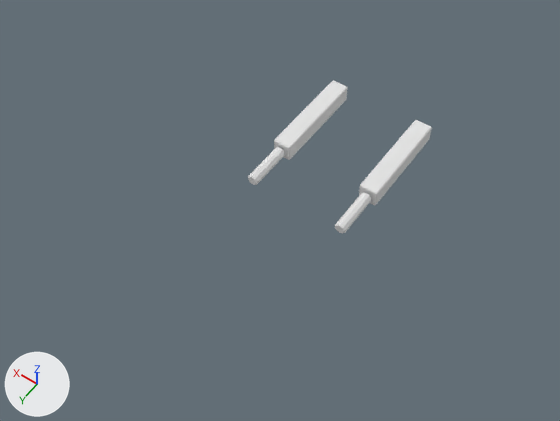
The FBX model Assets/FBX/generated/SM_Ship_Fighter_01_Weapon.fbx, before and after one commit.
Camera for both pictures: a camera (50 mm lens) standing at (-212.0, 397.0, 481.0) and looking at (8.0, 89.0, -5.0). Every picture has the same lights, and +X, +Y and +Z are marked at lower left. The picture after the commit comes second.

Names of what the first picture shows: 'SM_Ship_Fighter_01_Weapon'.
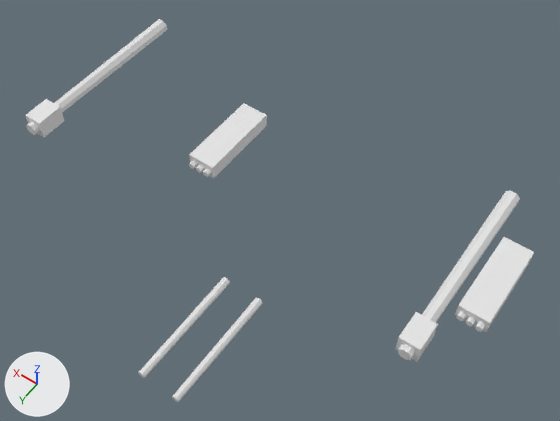
What the commit changed:
me_cube_009 is used by ob_sm_ship_fighter_01_weapon; location (0.0, 1.5, 0.0).
me_cube_009 had 128 vertices, 116 faces and spanned x -50.0..50.0, y -52.5..78.5, z -8.0..8.0.
me_cube_009 now has 168 vertices, 112 faces and spans x -165.0..165.0, y -89.7..230.3, z -49.0..158.0.
me_cube_009 part 1: a new loose piece, an 8-sided cut cone along y (radius 5.5 at the low end, 4.5 at the high end) spanning x -155.1..-144.9, y 30.3..170.3, z 145.9..156.0, in mat_m_weapon_block (white #e7e7e7).
me_cube_009 part 2: a new loose piece, a box spanning x -157.0..-143.0, y 146.3..166.3, z 144.0..158.0, in mat_m_weapon_block (white #e7e7e7).
me_cube_009 part 3: a new loose piece, a box spanning x -165.0..-135.0, y -84.7..5.3, z -49.0..-33.0, in mat_m_weapon_block (white #e7e7e7).
me_cube_009 part 4: a new loose piece, a 6-sided cylinder along y spanning x -162.0..-156.0, y -89.7..10.3, z -45.5..-38.5, in mat_m_weapon_block (white #e7e7e7).
me_cube_009 part 5: a new loose piece, a 6-sided cylinder along y spanning x -153.0..-147.0, y -89.7..10.3, z -45.5..-38.5, in mat_m_weapon_block (white #e7e7e7).
me_cube_009 part 6: a new loose piece, a 6-sided cylinder along y spanning x -144.0..-138.0, y -89.7..10.3, z -45.5..-38.5, in mat_m_weapon_block (white #e7e7e7).
me_cube_009 part 7: a new loose piece, an 8-sided cut cone along y (radius 3.5 at the low end, 3.0 at the high end) spanning x -19.2..-12.8, y 130.3..230.3, z 24.7..31.2, in mat_m_weapon_block (white #e7e7e7).
me_cube_009 part 8: a new loose piece, an 8-sided cut cone along y (radius 5.5 at the low end, 4.5 at the high end) spanning x 144.9..155.1, y 30.3..170.3, z 145.9..156.0, in mat_m_weapon_block (white #e7e7e7).
me_cube_009 part 9: a new loose piece, a box spanning x 143.0..157.0, y 146.3..166.3, z 144.0..158.0, in mat_m_weapon_block (white #e7e7e7).
me_cube_009 part 10: a new loose piece, a box spanning x 135.0..165.0, y -84.7..5.3, z -49.0..-33.0, in mat_m_weapon_block (white #e7e7e7).
me_cube_009 part 11: a new loose piece, a 6-sided cylinder along y spanning x 138.0..144.0, y -89.7..10.3, z -45.5..-38.5, in mat_m_weapon_block (white #e7e7e7).
me_cube_009 part 12: a new loose piece, a 6-sided cylinder along y spanning x 147.0..153.0, y -89.7..10.3, z -45.5..-38.5, in mat_m_weapon_block (white #e7e7e7).
me_cube_009 part 13: a new loose piece, a 6-sided cylinder along y spanning x 156.0..162.0, y -89.7..10.3, z -45.5..-38.5, in mat_m_weapon_block (white #e7e7e7).
me_cube_009 part 14: a new loose piece, an 8-sided cut cone along y (radius 3.5 at the low end, 3.0 at the high end) spanning x 12.8..19.2, y 130.3..230.3, z 24.7..31.2, in mat_m_weapon_block (white #e7e7e7).
me_cube_009 part 15: the loose piece of 40 vertices spanning x -46.8..-37.2, y 38.5..78.5, z -5.0..5.0 is deleted.
me_cube_009 part 16: the loose piece of 40 vertices spanning x 37.2..46.8, y 38.5..78.5, z -5.0..5.0 is deleted.
me_cube_009 part 17: the loose piece of 24 vertices spanning x -50.0..-34.0, y -52.5..37.5, z -8.0..8.0 is deleted.
me_cube_009 part 18: the loose piece of 24 vertices spanning x 34.0..50.0, y -52.5..37.5, z -8.0..8.0 is deleted.
Object 'SM_Ship_Fighter_01_Weapon' (ob_sm_ship_fighter_01_weapon) moves from (0.0, 1.5, 0.0) to (0.0, 19.7, -64.0).

Pixel boxes [x1, y1, x2, y2] of what changed, in the pictures (560 x 421 px):
'SM_Ship_Fighter_01_Weapon', reshaped, moved (176% wider, 149% taller): before [248, 80, 432, 233]; after [25, 19, 534, 402]
part 1 of me_cube_009, added: after [398, 191, 520, 360]
part 2 of me_cube_009, added: after [396, 312, 438, 361]
part 3 of me_cube_009, added: after [455, 237, 534, 332]
part 4 of me_cube_009, added: after [475, 249, 530, 332]
part 5 of me_cube_009, added: after [466, 244, 520, 326]
part 6 of me_cube_009, added: after [456, 239, 511, 321]
part 7 of me_cube_009, added: after [172, 298, 263, 402]
part 8 of me_cube_009, added: after [26, 19, 167, 135]
part 9 of me_cube_009, added: after [25, 99, 64, 137]
part 10 of me_cube_009, added: after [189, 103, 267, 178]
part 11 of me_cube_009, added: after [203, 169, 211, 177]
part 12 of me_cube_009, added: after [196, 165, 204, 173]
part 13 of me_cube_009, added: after [189, 161, 197, 169]
part 14 of me_cube_009, added: after [138, 277, 230, 378]
part 15 of me_cube_009, deleted: before [335, 192, 371, 233]
part 16 of me_cube_009, deleted: before [248, 147, 285, 185]
part 17 of me_cube_009, deleted: before [359, 120, 432, 205]
part 18 of me_cube_009, deleted: before [274, 80, 348, 160]
